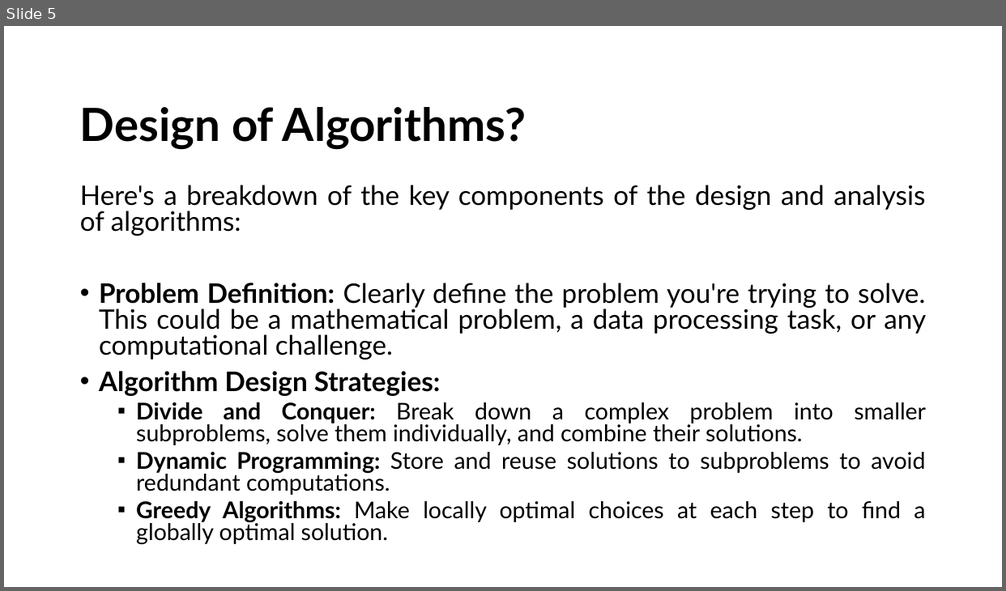
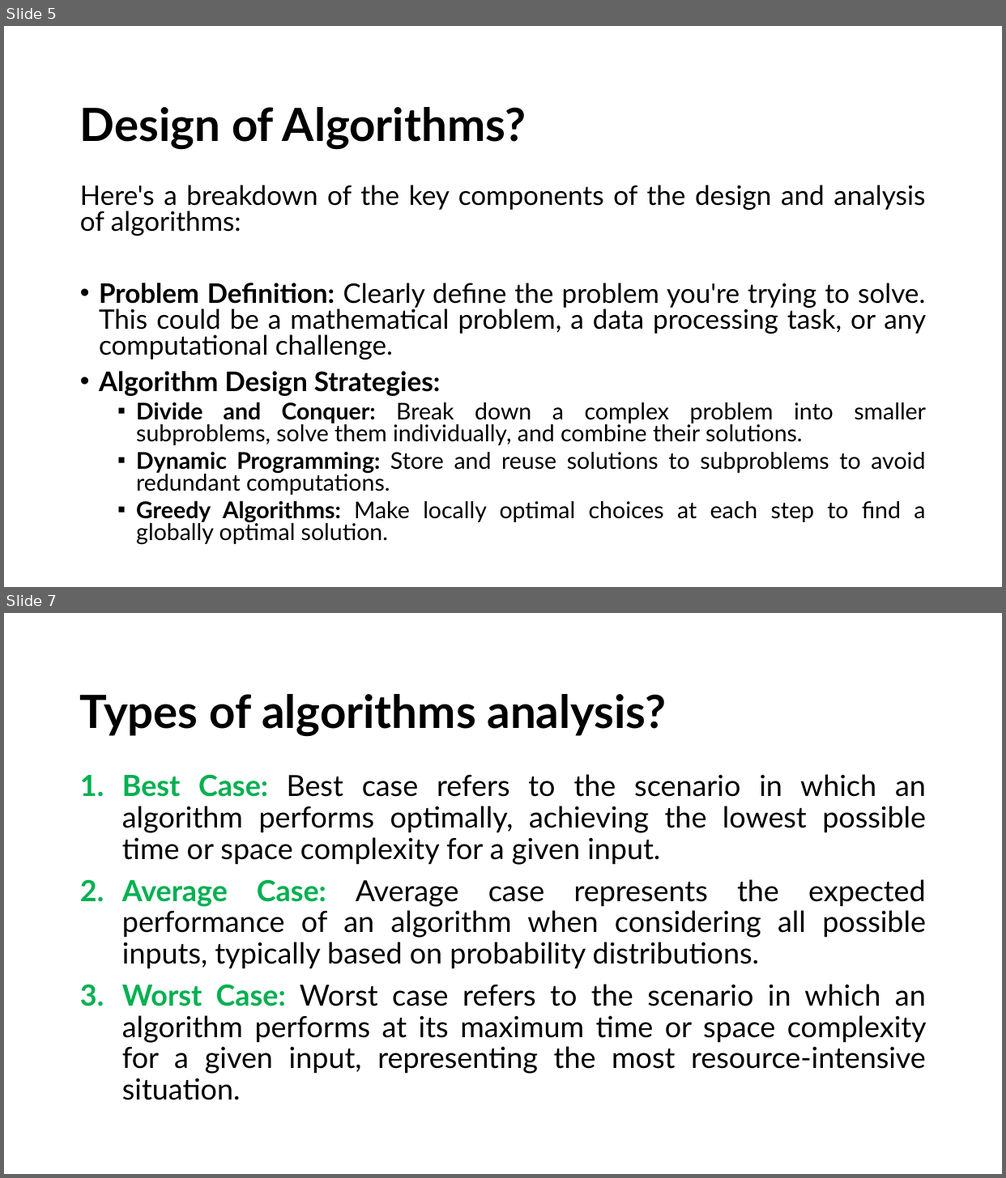
Before and after one commit to alaminbhuyan/DSA-In-Python, a slide deck: Design & Analysis Of Algorithm PDF/DAA.pptx. Shown one above the other, each under a label of ours: slide 5 before the commit, slides 5 and 7 after it; the slides between them are not shown. The pictures are 1006x591 and 1006x1178 pixels, drawn with LibreOffice and Linux fonts; fonts in the diff are those of the drawing. Boxes give left, top, right and bottom in pixels: in the first picture for what was removed or moved away, otherwise in the second. Text is boxed around its words. In the diff, an @@ line names an element or a change of style, - is before the commit and + after.

```diff
--- a/Design & Analysis Of Algorithm PDF/DAA.pptx
+++ b/Design & Analysis Of Algorithm PDF/DAA.pptx
@@ slide 7 added at (x1=4, y1=613, x2=1002, y2=1174), background #FFFFFF @@
@@ title added at (x1=80, y1=694, x2=667, y2=737), 44 pt, text #000000, bold @@
+Types of algorithms analysis?
@@ text added at (x1=122, y1=774, x2=927, y2=1101), 28 pt, text #000000 @@
+1. Best Case: Best case refers to the scenario in which an algorithm performs optimally, achieving the lowest possible time or space complexity for a given input.
+2. Average Case: Average case represents the expected performance of an algorithm when considering all possible inputs, typically based on probability distributions.
+3. Worst Case: Worst case refers to the scenario in which an algorithm performs at its maximum time or space complexity for a given input, representing the most resource-intensive situation.
```
Also in this commit, not shown: 2 slides changed, 9 other slides added, 1 slide removed.
